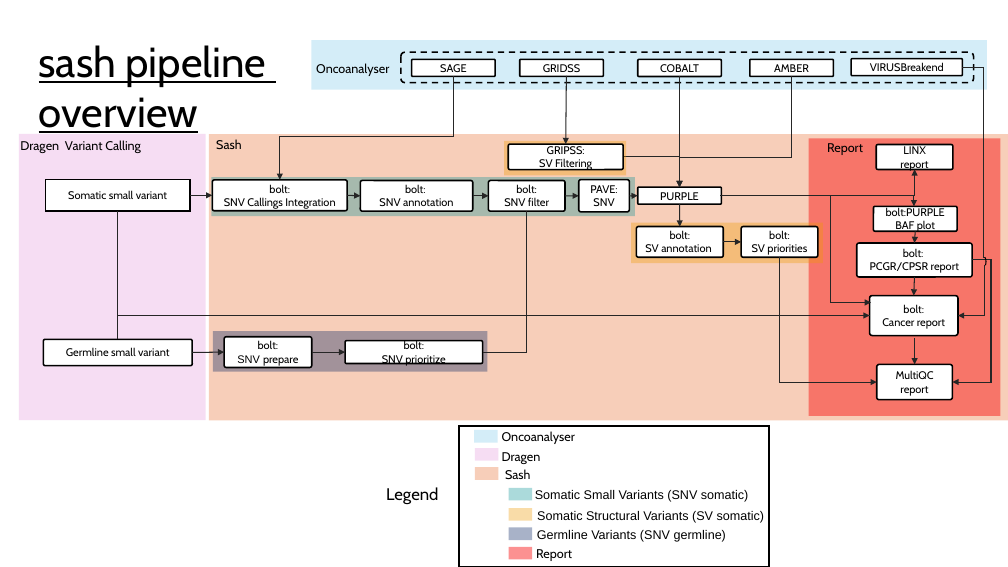
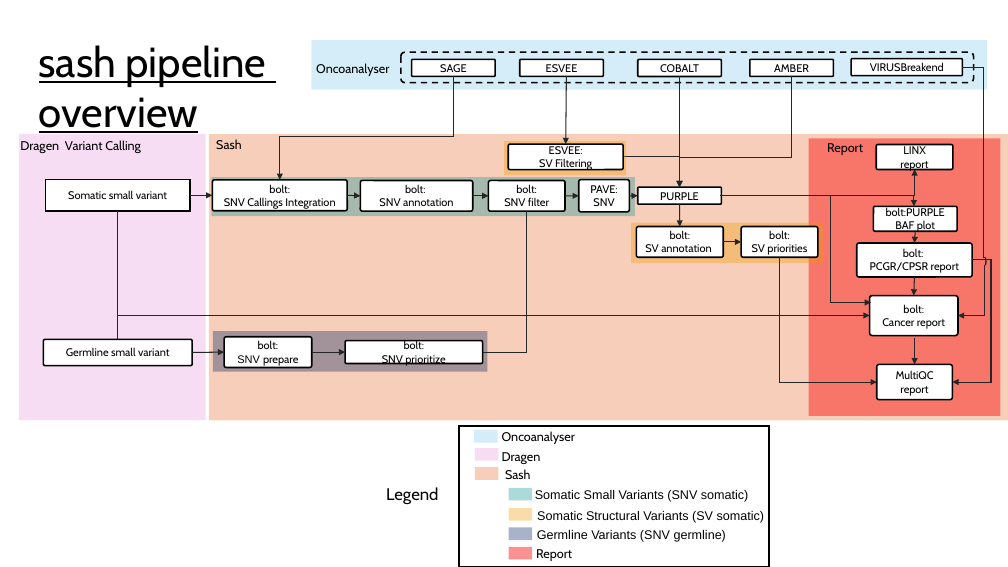
Before and after one commit to umccr/sash, a slide deck: slide 1 of docs/images/sash_workflow_overview_diagram_Vqc.pptx. Drawn at 1008x567 pixels with LibreOffice and Linux fonts; fonts in the diff are those of the drawing. Boxes give left, top, right and bottom in pixels: in the first picture for what was removed or moved away, otherwise in the second. Text is boxed around its words. In the diff, an @@ line names an element or a change of style, - is before the commit and + after.

Commit message:
update esvee + linting

```diff
--- a/docs/images/sash_workflow_overview_diagram_Vqc.pptx
+++ b/docs/images/sash_workflow_overview_diagram_Vqc.pptx
@@ text in rounded rectangle at [546,64,578,72]: text changed @@
-GRIDSS
+ESVEE
@@ text in rounded rectangle at [549,146,583,154]: text changed @@
-GRIPSS:
+ESVEE:
```
Also in this commit, not shown: 3 other files.
